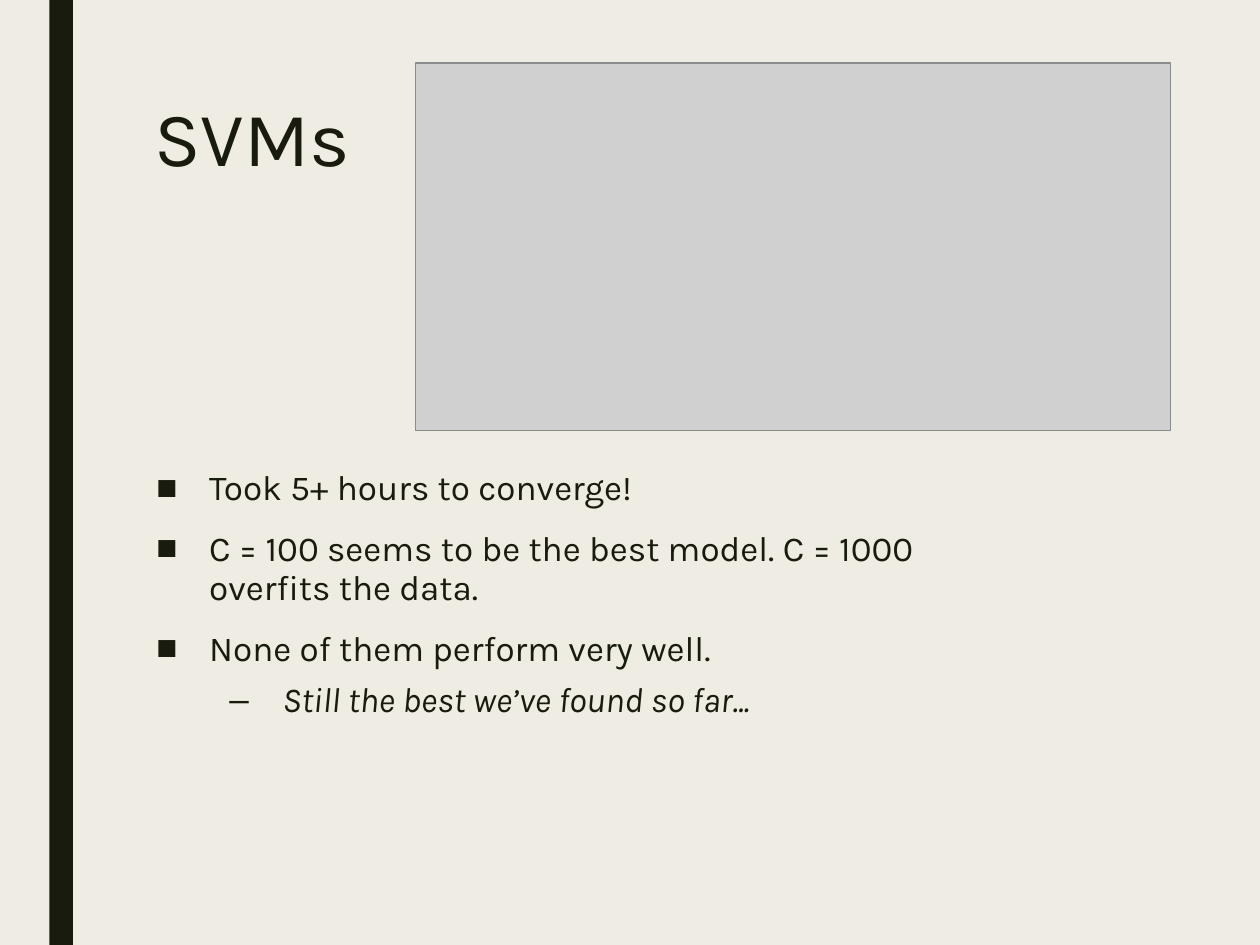
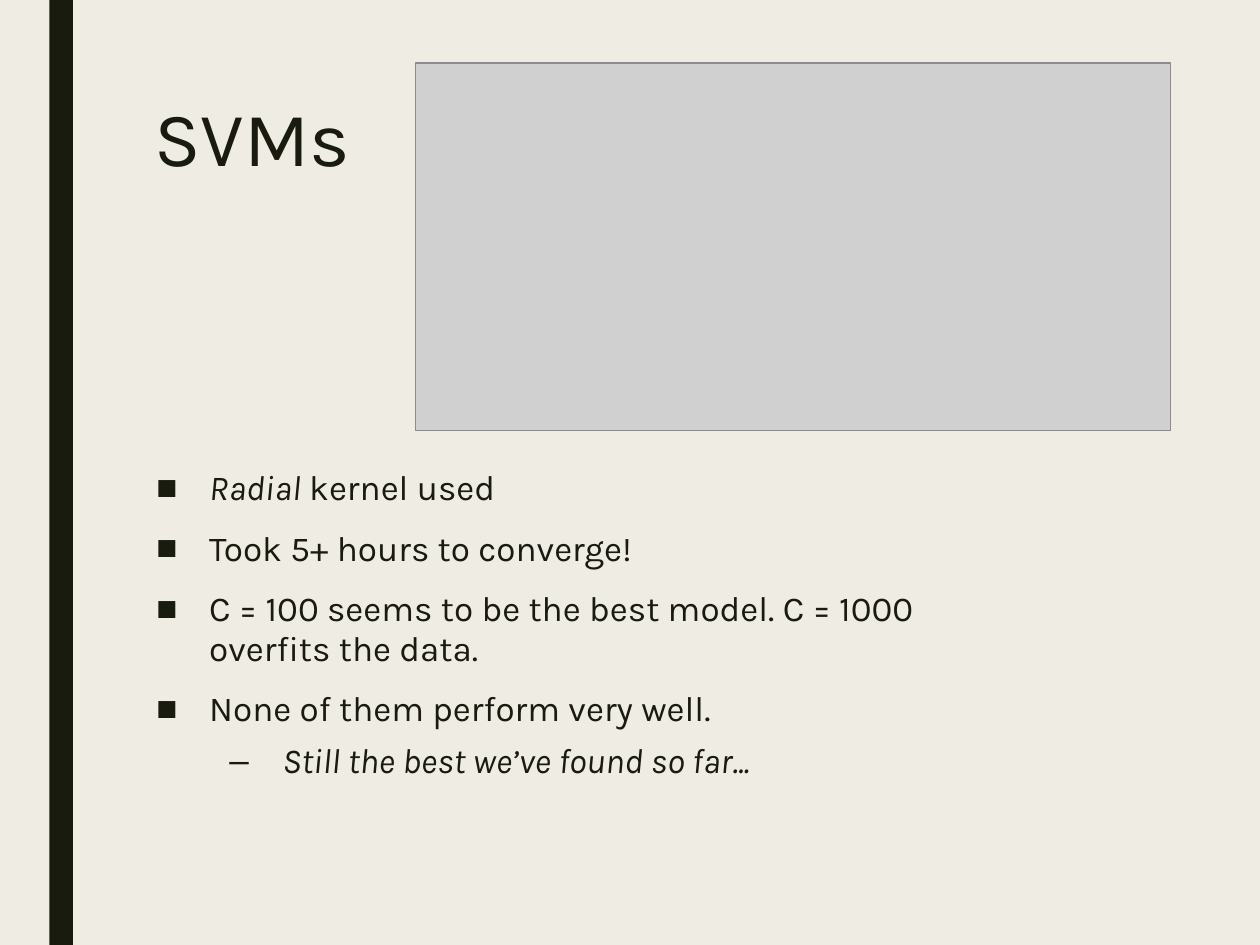
Before and after one commit to stats-learning-fall2019/final-project, a slide deck: slide 27 of presentation/gtdb-final-presentation.pptx. Drawn at 1260x945 pixels with LibreOffice and Linux fonts; fonts in the diff are those of the drawing; grey boxes stand for pictures. Boxes give left, top, right and bottom in pixels: in the first picture for what was removed or moved away, otherwise in the second. Text is boxed around its words. In the diff, an @@ line names an element or a change of style, - is before the commit and + after.

```diff
--- a/presentation/gtdb-final-presentation.pptx
+++ b/presentation/gtdb-final-presentation.pptx
@@ text at (x1=209, y1=476, x2=495, y2=501): paragraph added @@
+■ Radial kernel used
```
Also in this commit, not shown: 3 other slides changed.
